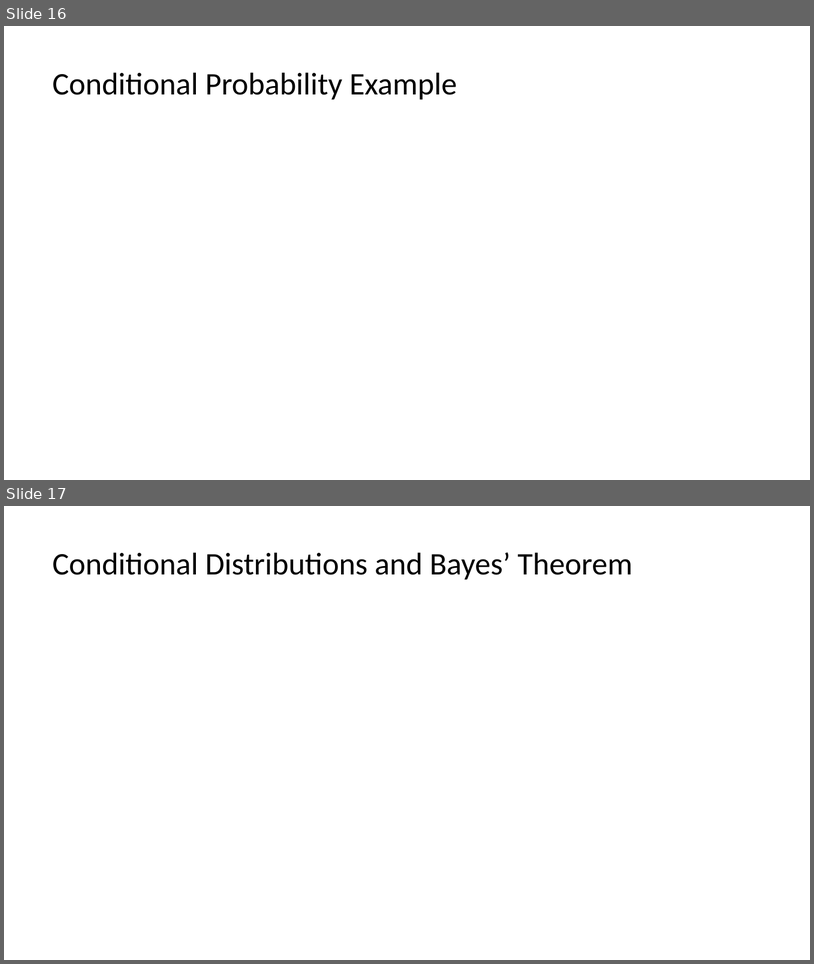
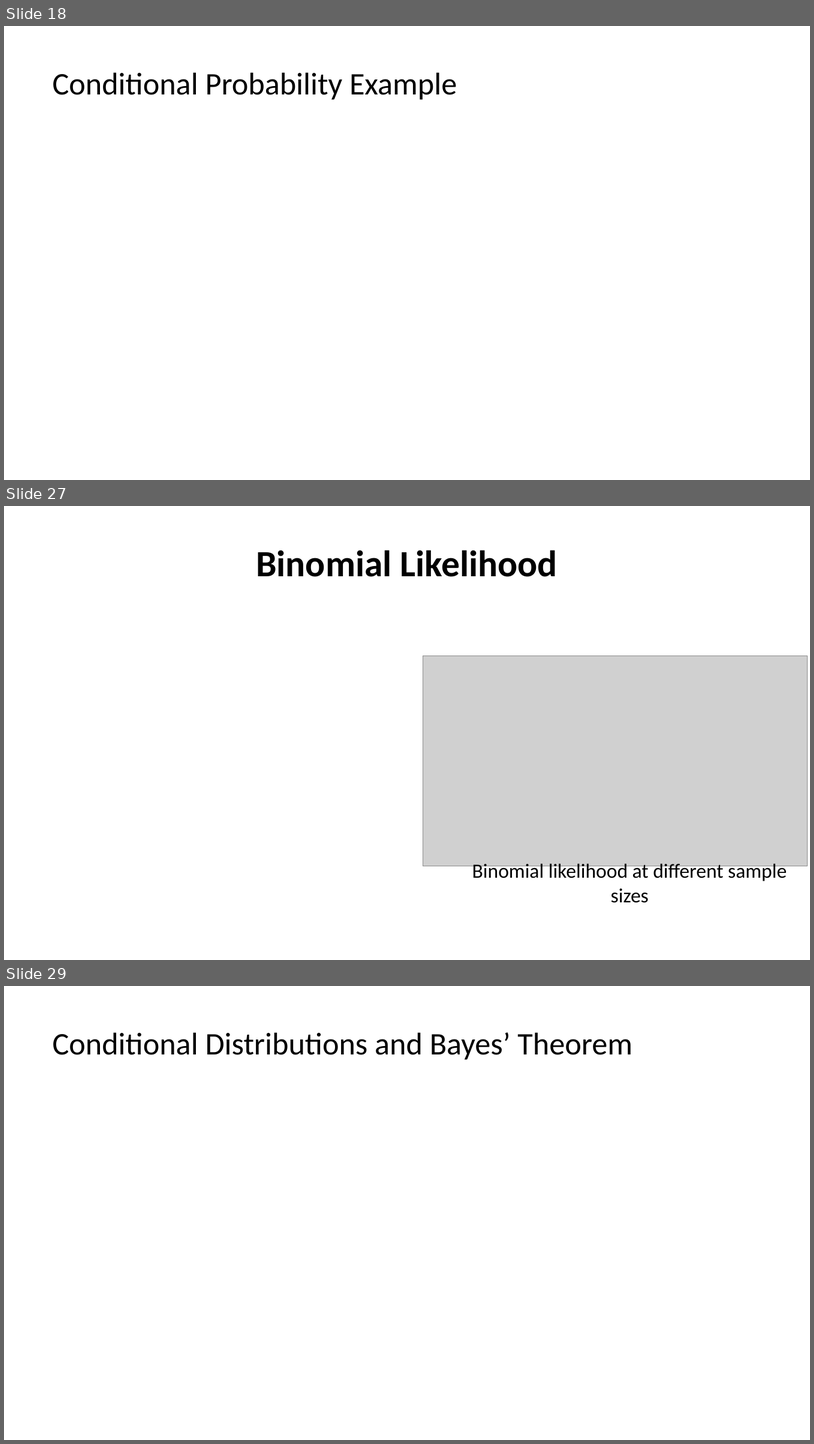
Before and after one commit to StephenElston/CSCI-E25, a slide deck: SupplementaryMaterial/ConditionalProbability_WhenOneThingDependsOnAother.pptx. Shown one above the other, each under a label of ours: slides 16 and 17 before the commit, slides 18, 27 and 29 after it; the slides between them are not shown. The pictures are 814x964 and 814x1444 pixels, drawn with LibreOffice and Linux fonts; fonts in the diff are those of the drawing; grey boxes stand for pictures. Boxes give left, top, right and bottom in pixels: in the first picture for what was removed or moved away, otherwise in the second. Text is boxed around its words. In the diff, an @@ line names an element or a change of style, - is before the commit and + after.

```diff
--- a/SupplementaryMaterial/ConditionalProbability_WhenOneThingDependsOnAother.pptx
+++ b/SupplementaryMaterial/ConditionalProbability_WhenOneThingDependsOnAother.pptx
@@ slide 27 added at (x1=4, y1=506, x2=810, y2=960), background #FFFFFF @@
@@ title added at (x1=256, y1=550, x2=558, y2=577), 33 pt, text #000000, bold @@
+Binomial Likelihood
@@ picture added at (x1=423, y1=656, x2=808, y2=865) @@
@@ text added at (x1=473, y1=861, x2=787, y2=903), 18 pt, text #000000 @@
+Binomial likelihood at different sample sizes
@@ what was slide 16 is now slide 18 @@
@@ what was slide 17 is now slide 29 @@
```
Also in this commit, not shown: 20 other slides added.
